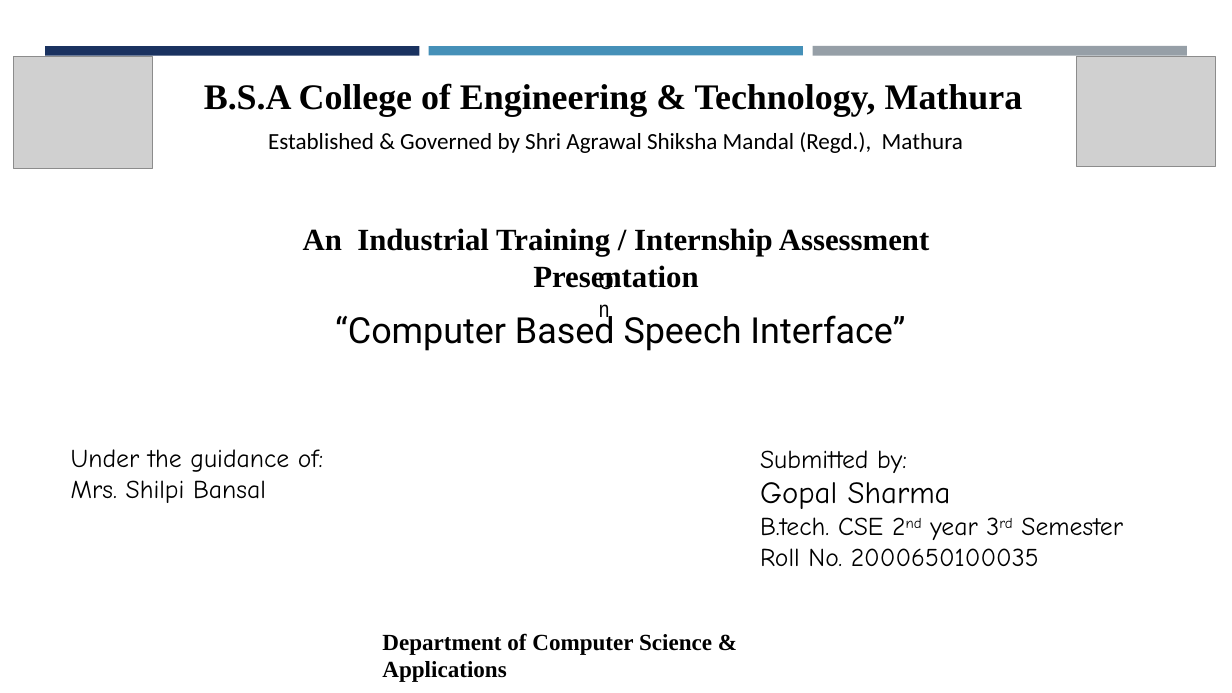
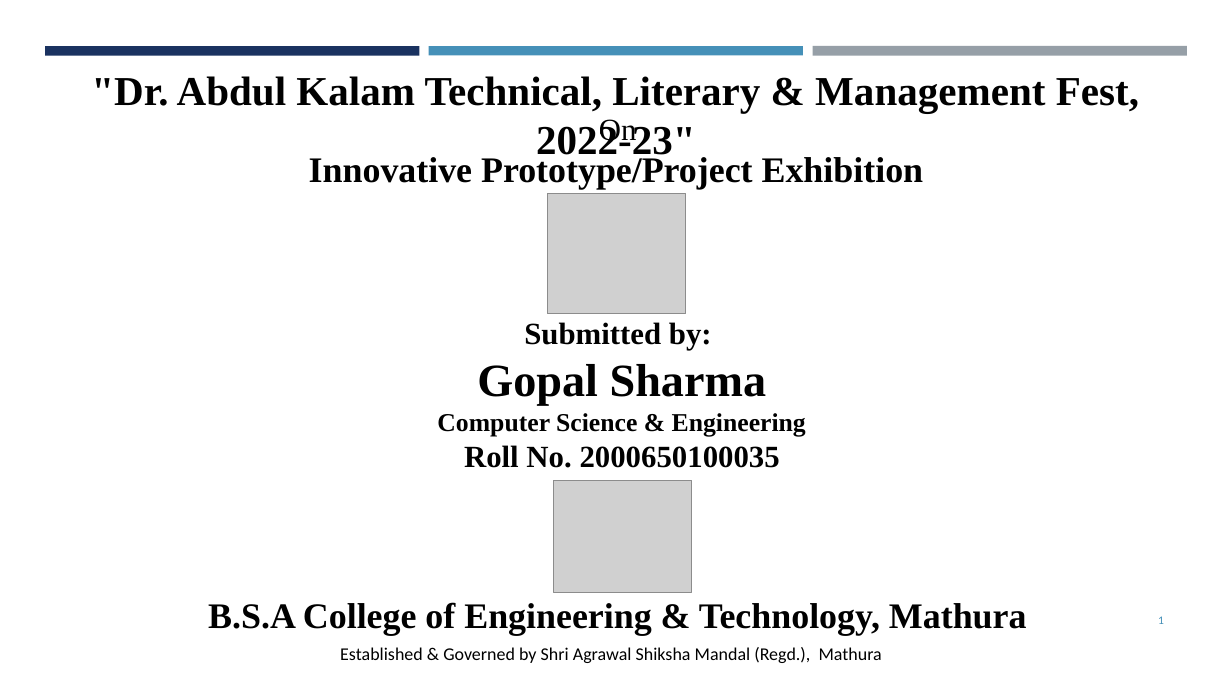
Before and after one commit to GopalSharma16/zonal_project, a slide deck: slide 1 of BROTHER.pptx. Drawn at 1232x693 pixels with LibreOffice and Linux fonts; fonts in the diff are those of the drawing; grey boxes stand for pictures. Boxes give left, top, right and bottom in pixels: in the first picture for what was removed or moved away, otherwise in the second. Text is boxed around its words. In the diff, an @@ line names an element or a change of style, - is before the commit and + after.

Commit message:
Project Finalized

```diff
--- a/BROTHER.pptx
+++ b/BROTHER.pptx
@@ text added at [91, 76, 1139, 162], 32 pt, text #000000, bold @@
+"Dr. Abdul Kalam Technical, Literary & Management Fest, 2022-23"
@@ text "On": place and size @@
-text "On" at [590, 262, 628, 299]
+text "On" at [599, 119, 637, 146]
@@ text "On" at [599, 119, 637, 146]: size 18 to 24 pt, font Arial Narrow to Times New Roman @@
@@ text added at [309, 154, 924, 189], 28 pt, text #000000, bold @@
+Innovative Prototype/Project Exhibition
@@ picture: place and size @@
-picture at [1077, 57, 1215, 167]
+picture at [547, 193, 686, 313]
@@ text removed at [303, 228, 930, 290] @@
-An Industrial Training / Internship Assessment Presentation
@@ text removed at [335, 310, 905, 351] @@
-“Computer Based Speech Interface”
@@ text "Submitted by:": place and size @@
-text "Submitted by:" at [760, 450, 1123, 566]
+text "Submitted by:" at [437, 322, 806, 468]
@@ text at [464, 322, 780, 468]: size 20 to 24 pt in "Submitted by:", "Roll No. 2000650100035"; font Comic Neue to Times New Roman, bold on in "Submitted by:", "Gopal Sharma", "Roll No. 2000650100035"; size 24 to 36 pt in "Gopal Sharma"; alignment left to centre @@
@@ text at [437, 413, 806, 436]: text changed; font Comic Neue to Times New Roman; bold on @@
-B.tech. CSE 2nd year 3rd Semester
+Computer Science & Engineering
@@ text removed at [71, 449, 323, 503] @@
-Under the guidance of:
-Mrs. Shilpi Bansal
@@ picture: place and size @@
-picture at [14, 56, 152, 169]
+picture at [554, 481, 692, 593]
@@ text "B.S.A College of Engineering & ...": place and size @@
-text "B.S.A College of Engineering & ..." at [204, 83, 1023, 116]
+text "B.S.A College of Engineering & ..." at [208, 602, 1027, 636]
@@ page number added at [1158, 616, 1164, 624], 9 pt, text #4590B8 @@
+1
@@ text "Established & Governed by Shri ...": place and size @@
-text "Established & Governed by Shri ..." at [268, 132, 963, 153]
+text "Established & Governed by Shri ..." at [340, 647, 882, 663]
@@ text "Established & Governed by Shri ..." at [340, 647, 882, 663]: size 18 to 14 pt @@
@@ text removed at [382, 633, 712, 682] @@
-Department of Computer Science & Applications
```
Also in this commit, not shown: 24 other slides changed, 7 slides added, 2 other files.
